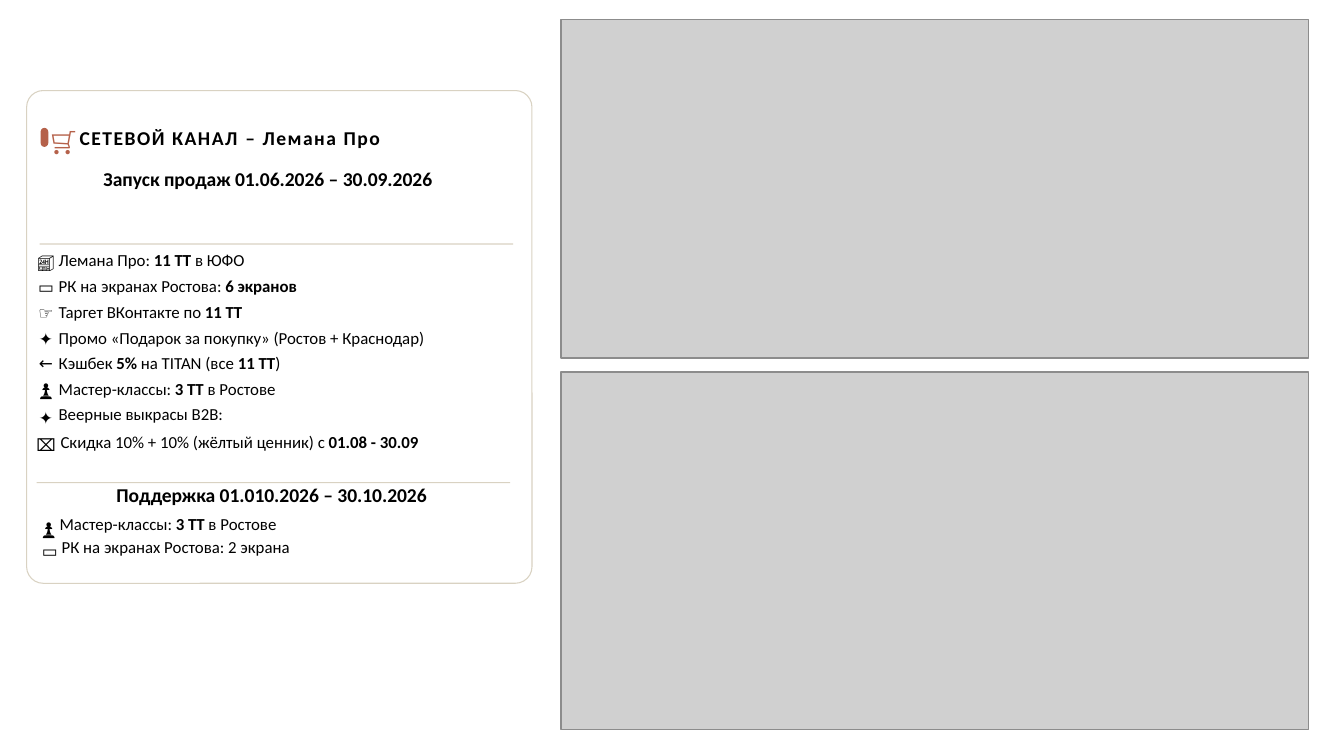
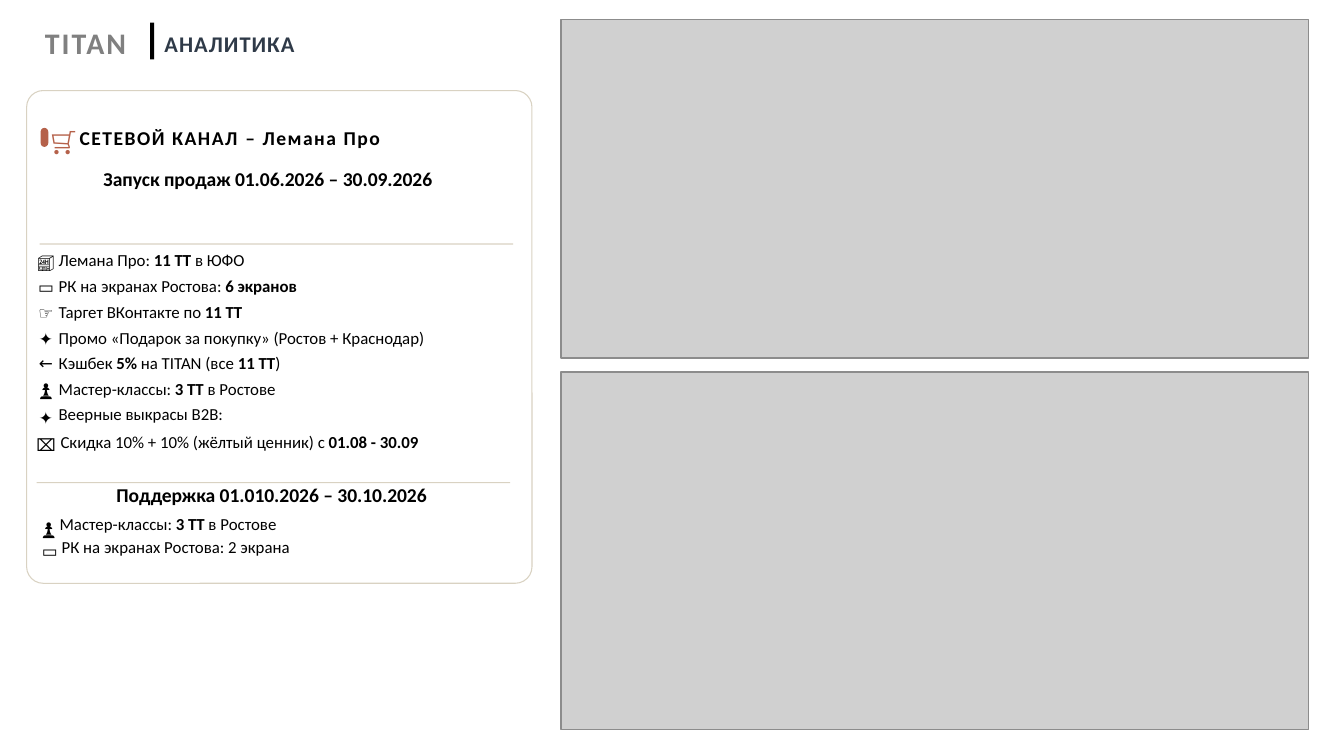
Before and after one commit to Iverson76newcomer/radar-empils, a slide deck: slide 3 of download/Презентация_для_ГД_final.pptx. Drawn at 1344x756 pixels with LibreOffice and Linux fonts; fonts in the diff are those of the drawing; grey boxes stand for pictures. Boxes give left, top, right and bottom in pixels: in the first picture for what was removed or moved away, otherwise in the second. Text is boxed around its words. In the diff, an @@ line names an element or a change of style, - is before the commit and + after.

```diff
--- a/download/Презентация_для_ГД_final.pptx
+++ b/download/Презентация_для_ГД_final.pptx
@@ rectangle added at (151, 23, 155, 59), fill #000000 @@
@@ text added at (45, 34, 126, 54), 16 pt, text #808080, bold @@
+TITAN
@@ text added at (164, 37, 294, 52), 12 pt, text #2F3A48, bold @@
+АНАЛИТИКА
```
Also in this commit, not shown: 5 other slides changed, 1 slide added, 1 slide removed, 8 other files.
